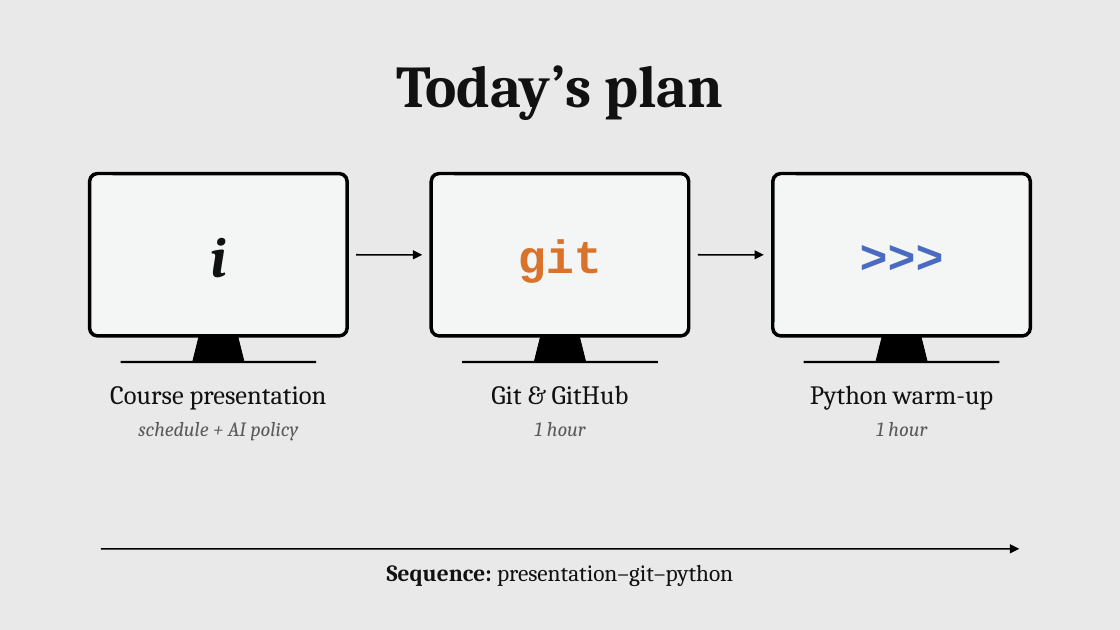
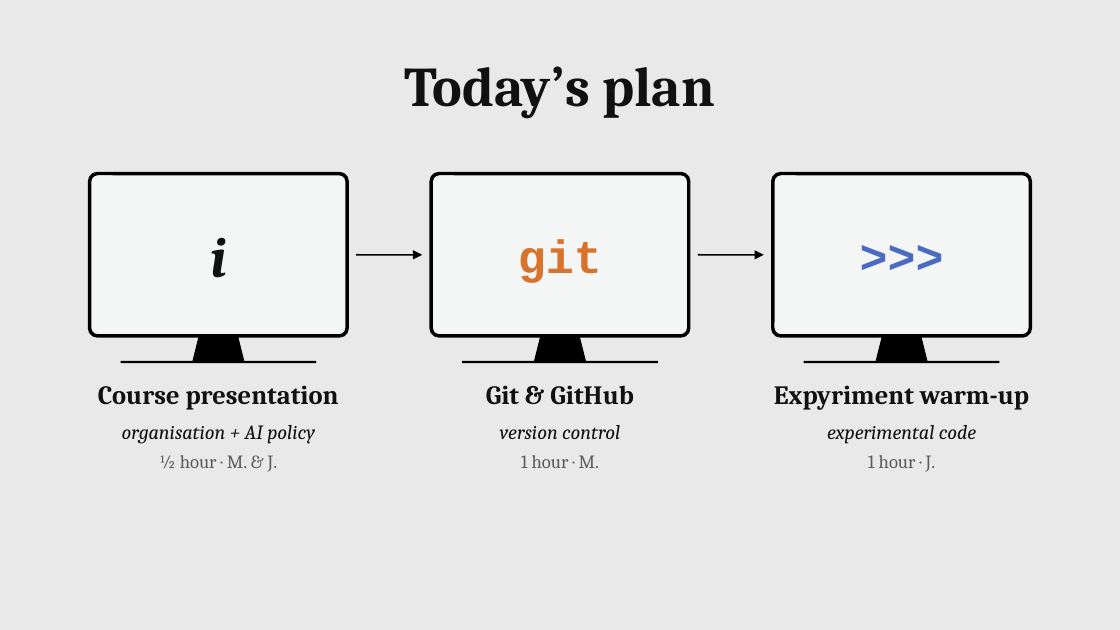
Before and after one commit to MaximeCaute/CogSupParis-Core-1, a slide deck: slide 2 of 2026-2027/S1/Session-01/Session_01_Course_introduction.odp. Drawn at 1120x630 pixels with LibreOffice and Linux fonts; fonts in the diff are those of the drawing. Boxes give left, top, right and bottom in pixels: in the first picture for what was removed or moved away, otherwise in the second. Text is boxed around its words. In the diff, an @@ line names an element or a change of style, - is before the commit and + after.

```diff
--- a/2026-2027/S1/Session-01/Session_01_Course_introduction.odp
+++ b/2026-2027/S1/Session-01/Session_01_Course_introduction.odp
@@ text "Today’s plan" at [405,66,715,119]: size 38 to 36 pt @@
@@ text "Course presentation" at [98,385,339,410]: bold on @@
@@ text "Git & GitHub" at [486,385,634,405]: bold on @@
@@ text at [774,385,1029,410]: text changed; bold on @@
-Python warm-up
+Expyriment warm-up
@@ text at [122,425,315,444]: text changed; text colour #5A5A5A to #111111 @@
-schedule + AI policy
+organisation + AI policy
@@ text added at [500,425,620,439], 13 pt, text #111111, italic @@
+version control
@@ text added at [827,425,976,444], 13 pt, text #111111, italic @@
+experimental code
@@ text added at [159,455,278,472], 12 pt, text #5A5A5A @@
+½ hour · M. & J.
@@ text at [521,455,599,468]: text changed; size 13 to 12 pt; italic off @@
-1 hour
+1 hour · M.
@@ text at [868,455,935,472]: text changed; size 13 to 12 pt; italic off @@
-1 hour
+1 hour · J.
@@ arrow removed from (101, 549) to (1019, 549) @@
@@ text removed at [387,565,733,586] @@
-Sequence: presentation–git–python
```
Also in this commit, not shown: 6 other slides changed, 9 slides added, 5 slides removed.
